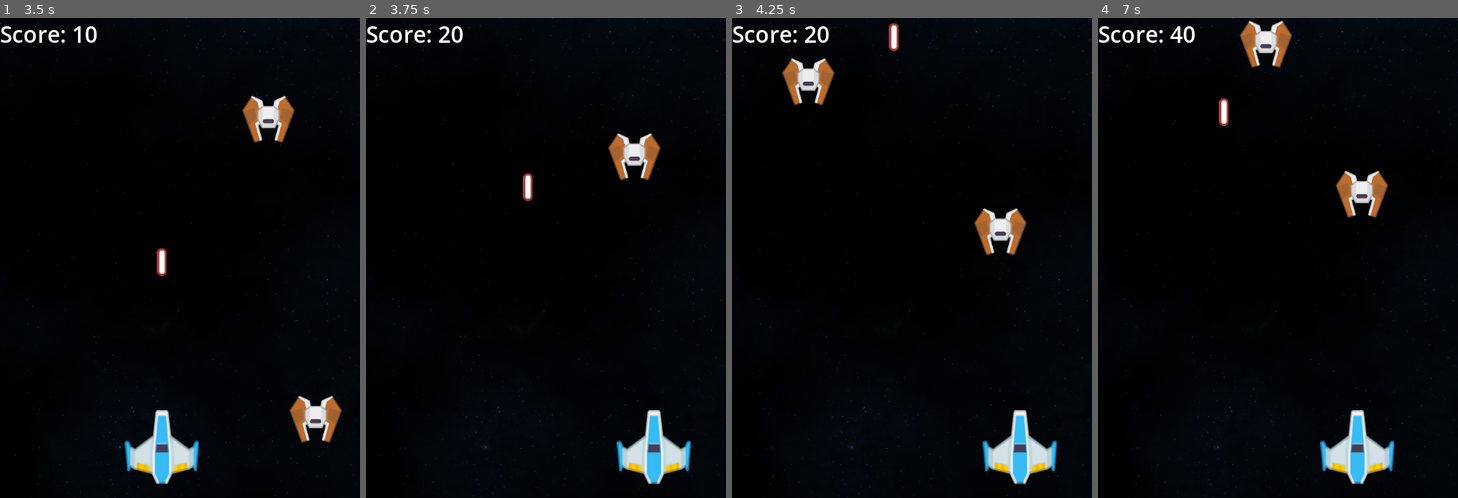
Above: before the commit, frames 1-4 (left to right).
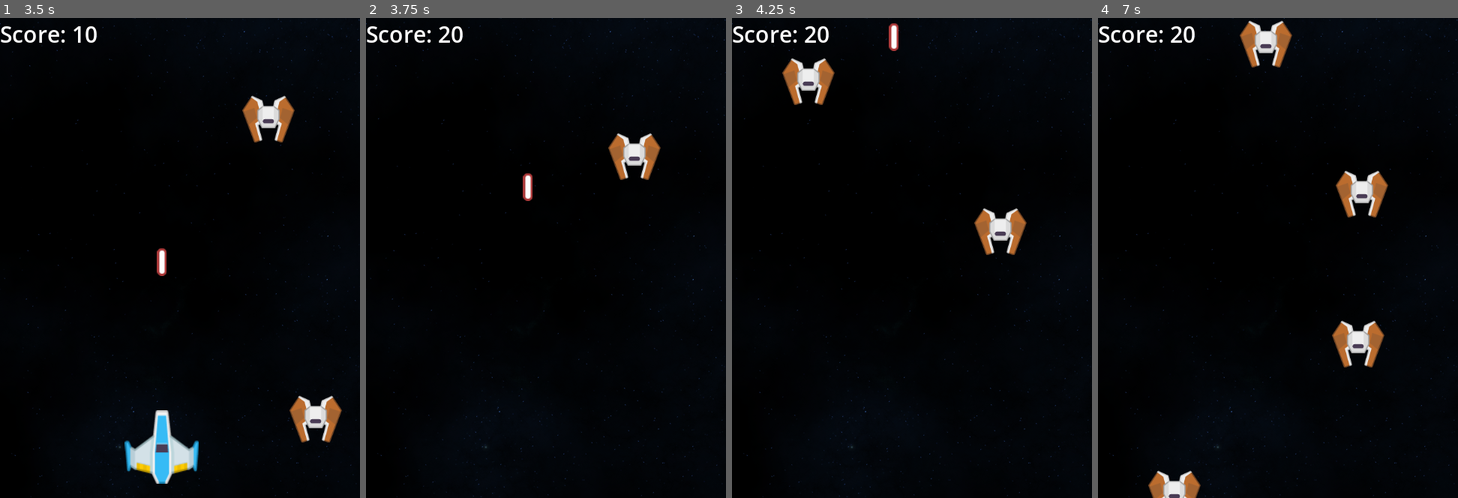
Above: after the commit, the same moments.

Repository: BenCoder302/Space-shooter-2d
Game: Godot game, scene res://scenes/main.tscn
Two runs of this game, one before a commit and one after it. Both use one fixed random seed, a clock stepped at 60 frames per second and the inputs below.
Inputs (mouse positions are in pixels of both pictures, inside the frame that each line leads up to):
- Up to frame 1 (3.5 s): tap Enter at 0.5 s; move the mouse to (259, 234) at 0.52 s; click (259, 234) at 0.6 s; move the mouse to (108, 282) at 1.27 s; click (108, 282) at 1.35 s; move the mouse to (216, 152) at 2.02 s; click (216, 152) at 2.1 s; move the mouse to (162, 354) at 2.77 s; click (162, 354) at 2.85 s
- Up to frame 2 (3.75 s): move the mouse to (654, 330) at 3.52 s; click (654, 330) at 3.6 s
- Up to frame 3 (4.25 s): no input
- Up to frame 4 (7 s): move the mouse to (1170, 186) at 4.27 s; click (1170, 186) at 4.35 s; move the mouse to (1296, 258) at 5.02 s; click (1296, 258) at 5.1 s; move the mouse to (1224, 138) at 5.77 s; click (1224, 138) at 5.85 s; move the mouse to (1357, 234) at 6.52 s; click (1357, 234) at 6.6 s

Frame 1 is identical in both runs. In frame 2, 1.7% of the frame differs, in the area x 69-91%, y 81-98%; in frame 3, 1.7%; in frame 4, 3.4%, in the area x 13-83%, y 1-100%.

Commit message:
Added player collision

Diff:
--- a/scenes/enemy.tscn
+++ b/scenes/enemy.tscn
@@ -6,7 +6,7 @@
 [sub_resource type="CircleShape2D" id="CircleShape2D_md0e3"]
 radius = 38.052597
 
-[node name="Enemy" type="Area2D" unique_id=598743135]
+[node name="Enemy" type="Area2D" unique_id=598743135 groups=["enemy"]]
 script = ExtResource("1_md0e3")
 metadata/_edit_group_ = true
 
--- a/scenes/main.tscn
+++ b/scenes/main.tscn
@@ -7,6 +7,9 @@
 [ext_resource type="PackedScene" uid="uid://b7pqlnu1t0v8p" path="res://scenes/enemy.tscn" id="5_tbgi4"]
 [ext_resource type="Script" uid="uid://ev4yh7duuko3" path="res://scipts/enemy_spawner.gd" id="6_tefeu"]
 [ext_resource type="Script" uid="uid://cr4u2d5n3rcgn" path="res://scipts/label.gd" id="7_o6xl0"]
+
+[sub_resource type="CircleShape2D" id="CircleShape2D_o6xl0"]
+radius = 46.238514
 
 [sub_resource type="LabelSettings" id="LabelSettings_tefeu"]
 font_size = 30
@@ -18,7 +21,7 @@
 texture = ExtResource("1_sugp2")
 metadata/_edit_lock_ = true
 
-[node name="Player" type="Node2D" parent="." unique_id=2101468612]
+[node name="Player" type="Area2D" parent="." unique_id=447097957]
 position = Vector2(239, 572)
 script = ExtResource("2_jyhfs")
 laser_tscn = ExtResource("4_jyhfs")
@@ -28,6 +31,10 @@
 scale = Vector2(1, 1.307)
 texture = ExtResource("3_tbgi4")
 metadata/_edit_lock_ = true
+
+[node name="CollisionShape2D" type="CollisionShape2D" parent="Player" unique_id=2073552782]
+shape = SubResource("CircleShape2D_o6xl0")
+metadata/_edit_group_ = true
 
 [node name="EnemySpawner" type="Node2D" parent="." unique_id=1397634703]
 script = ExtResource("6_tefeu")
@@ -43,4 +50,5 @@
 label_settings = SubResource("LabelSettings_tefeu")
 script = ExtResource("7_o6xl0")
 
+[connection signal="area_entered" from="Player" to="Player" method="_on_area_entered"]
 [connection signal="timeout" from="EnemySpawner/Timer" to="EnemySpawner" method="spawn_enemy_ship"]
--- a/scipts/laser.gd
+++ b/scipts/laser.gd
@@ -6,4 +6,5 @@
 	position.y -= speed * delta
 
 func _on_area_entered(area: Area2D) -> void:
-	queue_free()
+	if area.is_in_group("enemy"):
+		queue_free()
--- a/scipts/player.gd
+++ b/scipts/player.gd
@@ -17,3 +17,8 @@
 		var new_laser = laser_tscn.instantiate()
 		add_sibling(new_laser)
 		new_laser.position = position
+
+
+func _on_area_entered(area: Area2D) -> void:
+	if area.is_in_group("enemy"):
+		queue_free()
